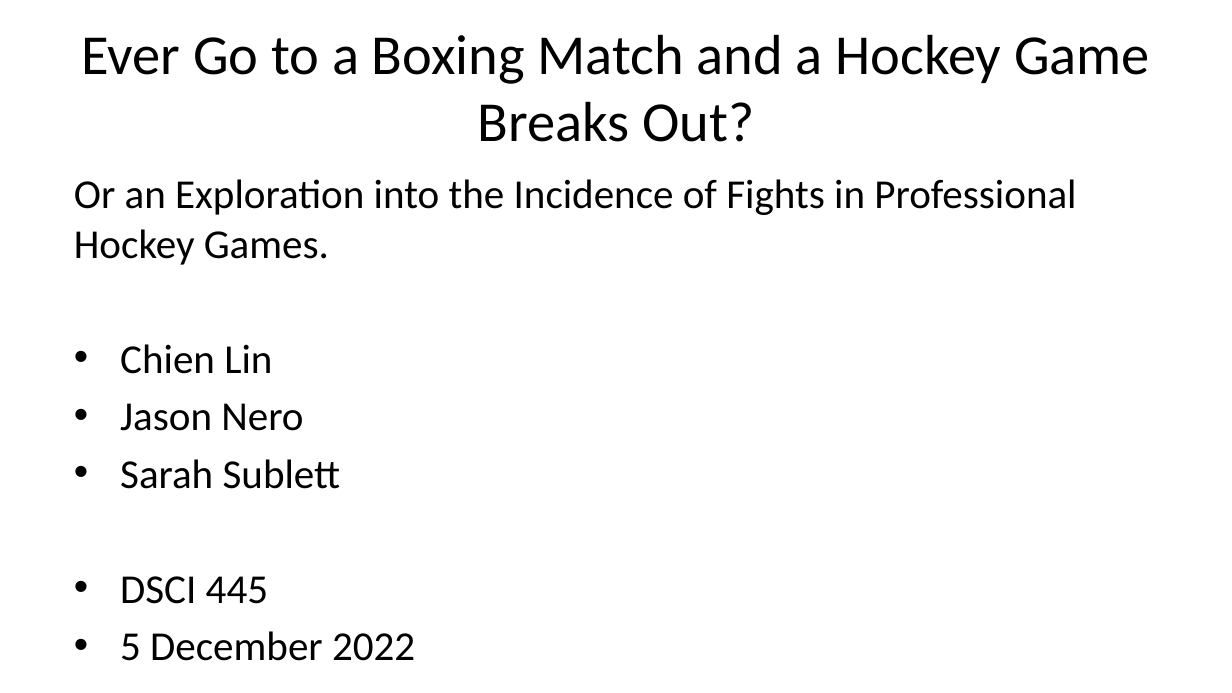
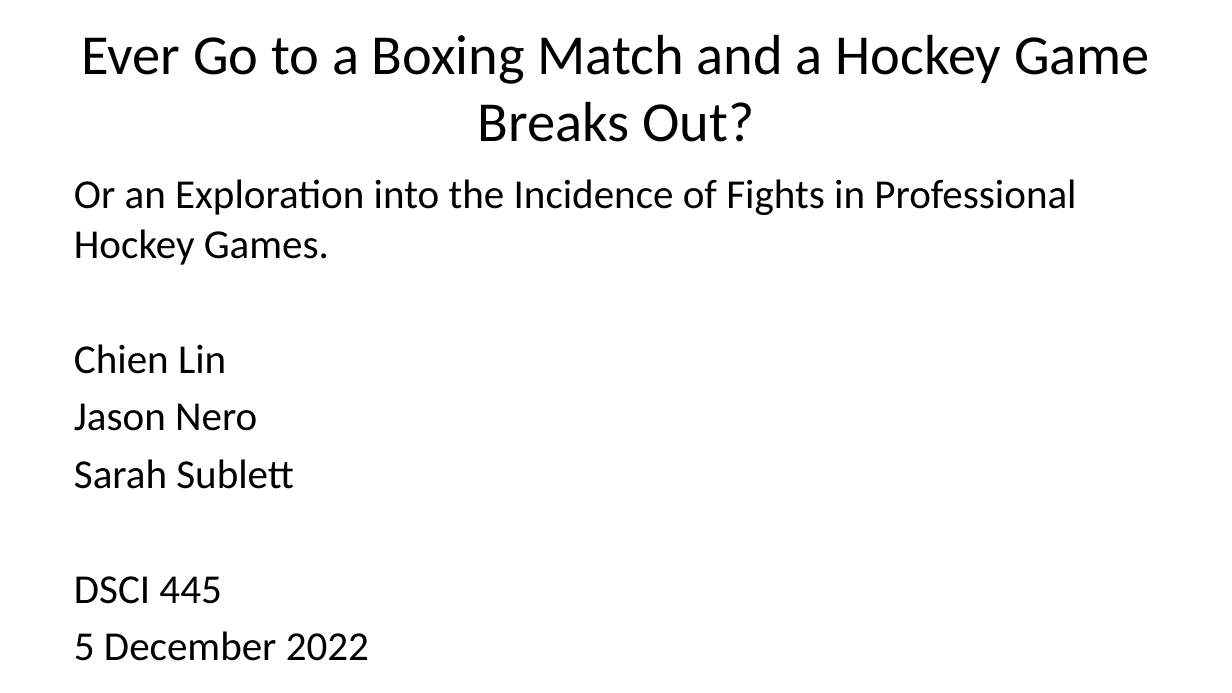
Before and after one commit to jason-nero/project-1, a slide deck: slide 2 of TermProject_Presentationv3.pptx. Drawn at 1232x693 pixels with LibreOffice and Linux fonts; fonts in the diff are those of the drawing. Boxes give left, top, right and bottom in pixels: in the first picture for what was removed or moved away, otherwise in the second. Text is boxed around its words. In the diff, an @@ line names an element or a change of style, - is before the commit and + after.

Commit message:
updated presentation

```diff
--- a/TermProject_Presentationv3.pptx
+++ b/TermProject_Presentationv3.pptx
@@ text at (74, 344, 369, 661): bullet • to none @@
```
Also in this commit, not shown: 1 other file.
